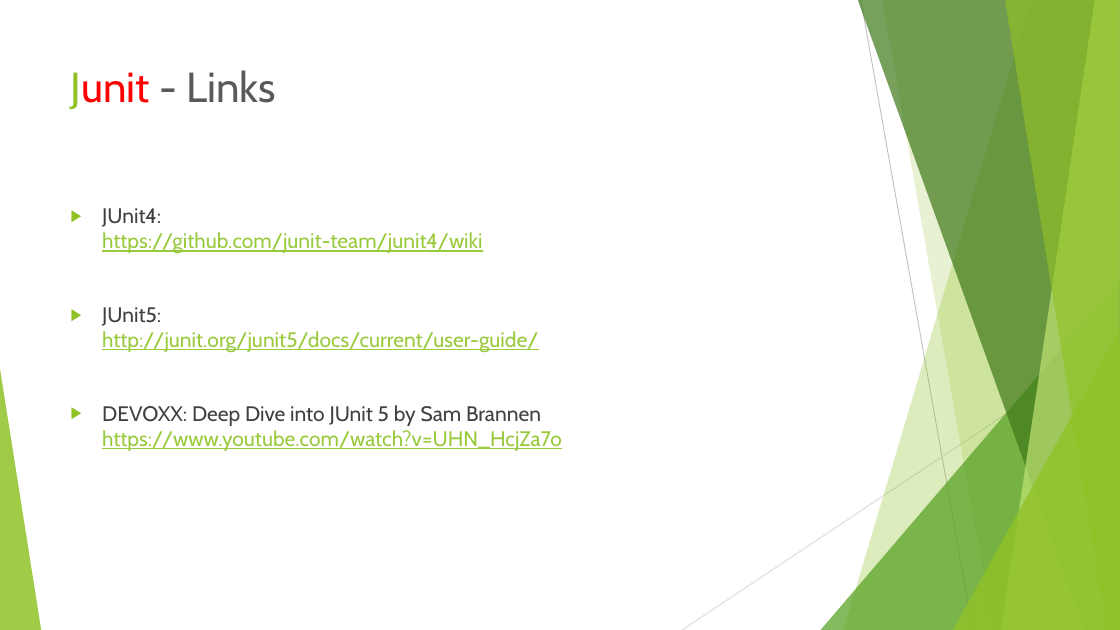
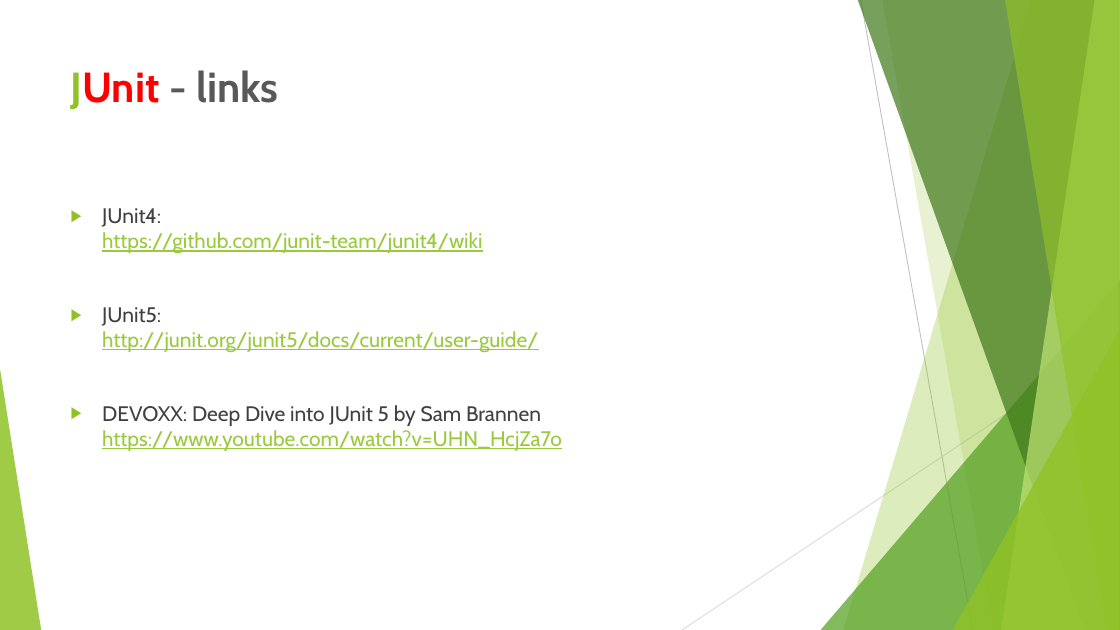
Before and after one commit to baryr/junit-samples, a slide deck: slide 19 of junit-features.pptx. Drawn at 1120x630 pixels with LibreOffice and Linux fonts; fonts in the diff are those of the drawing. Boxes give left, top, right and bottom in pixels: in the first picture for what was removed or moved away, otherwise in the second. Text is boxed around its words. In the diff, an @@ line names an element or a change of style, - is before the commit and + after.

```diff
--- a/junit-features.pptx
+++ b/junit-features.pptx
@@ title at [71,70,278,110]: text changed; bold on @@
-Junit - Links
+JUnit - links
```
Also in this commit, not shown: 15 other slides changed.
